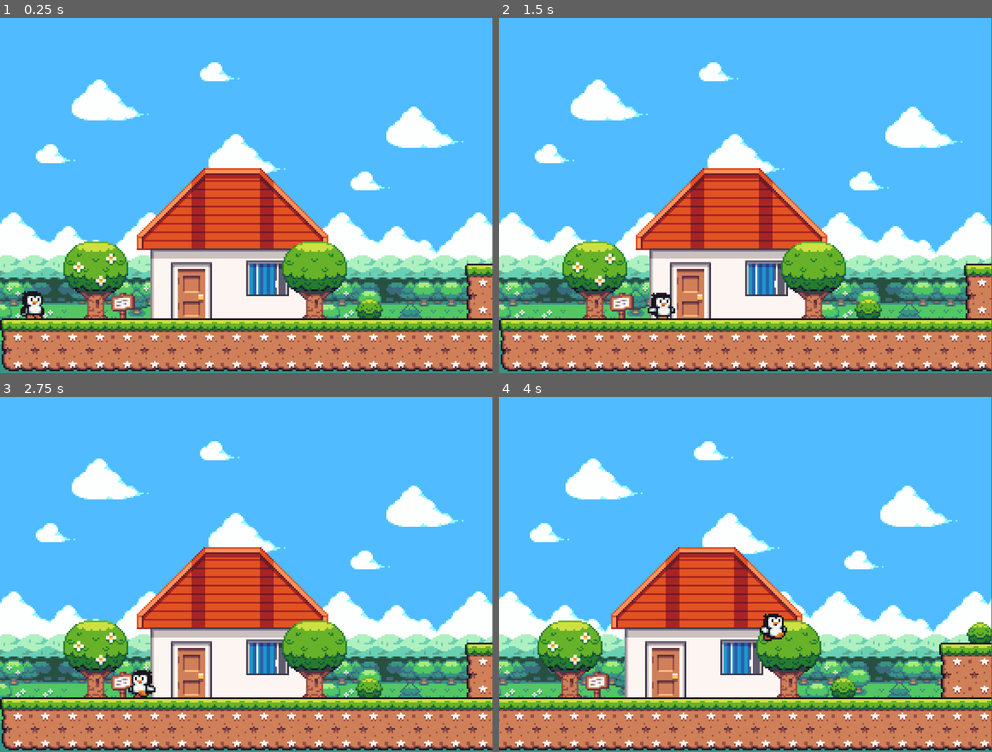
Above: before the commit, frames 1-4 (two rows, left to right).
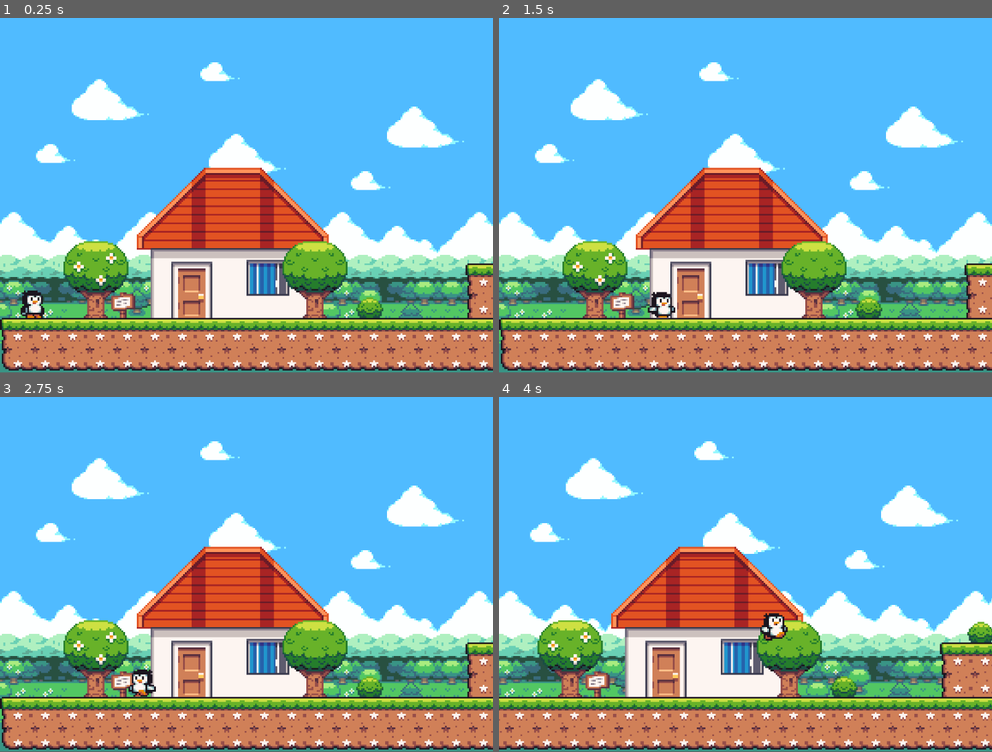
Above: after the commit, the same moments.

Repository: beatriztantow/plataforma-2d-forbeck
Game: Godot game, scene res://scene/game.tscn
Same seed, same stepped clock (60 frames per second), same inputs: the game is played once before the commit and once after it.
Inputs:
- Up to frame 1 (0.25 s): no input
- Up to frame 2 (1.5 s): hold D (right) from 0.53 s (still down); tap W (jump) at 0.77 s
- Up to frame 3 (2.75 s): tap W (jump) at 1.52 s; release D (right) at 2.03 s; hold A (left) from 2.03 s (still down)
- Up to frame 4 (4 s): release A (left) at 2.78 s; hold D (right) from 2.78 s (still down); tap W (jump) at 3.02, 3.77 s
The window is 799x577 before the commit and 800x576 after it. Grey fills any space a smaller window leaves; there, only what the larger window draws over its background counts as a difference.

The runs differ from the first frame. In frame 1, 8.4% of the frame differs, in the area x 0-100%, y 12-100%; in frame 2, 8.4%; in frame 3, 8.4%; in frame 4, 9.2%.

Commit message:
altera tela

Diff:
--- a/project.godot
+++ b/project.godot
@@ -17,10 +17,9 @@
 
 [display]
 
-window/size/viewport_width=288
-window/size/viewport_height=208
-window/size/mode=3
+window/size/viewport_height=832
 window/stretch/mode="canvas_items"
+window/stretch/scale=4.0
 
 [input]
 
